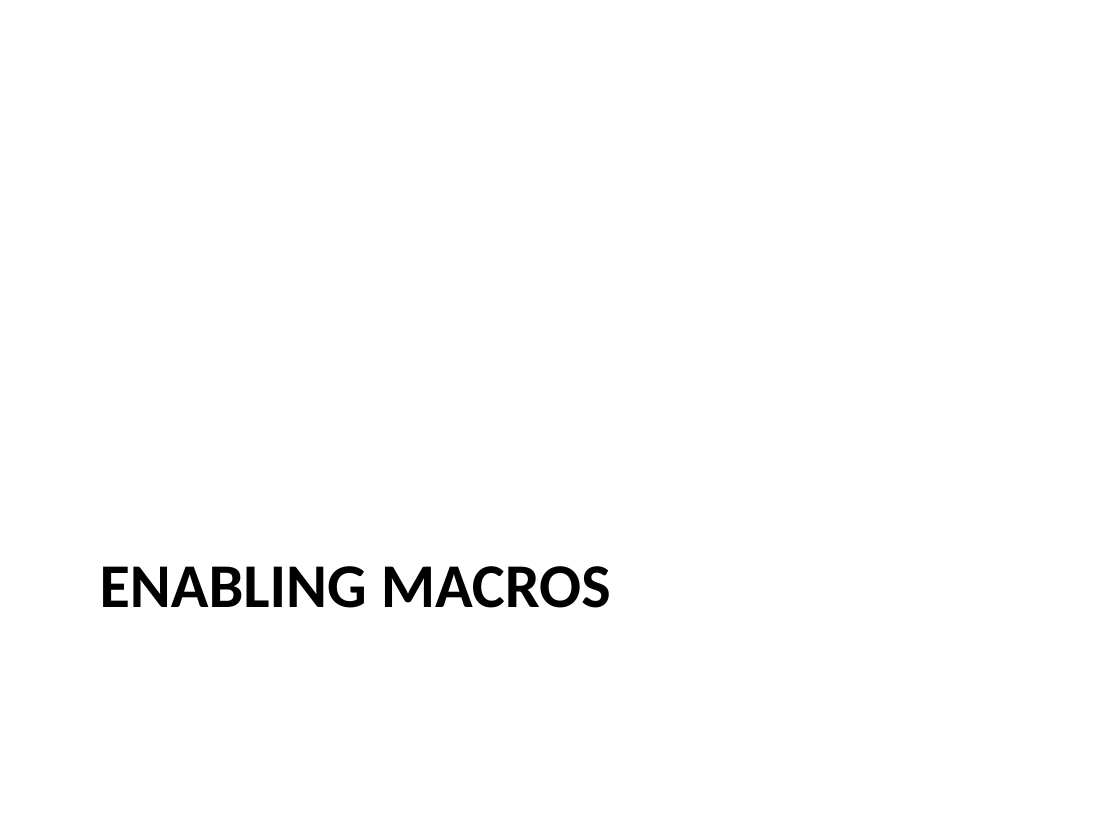
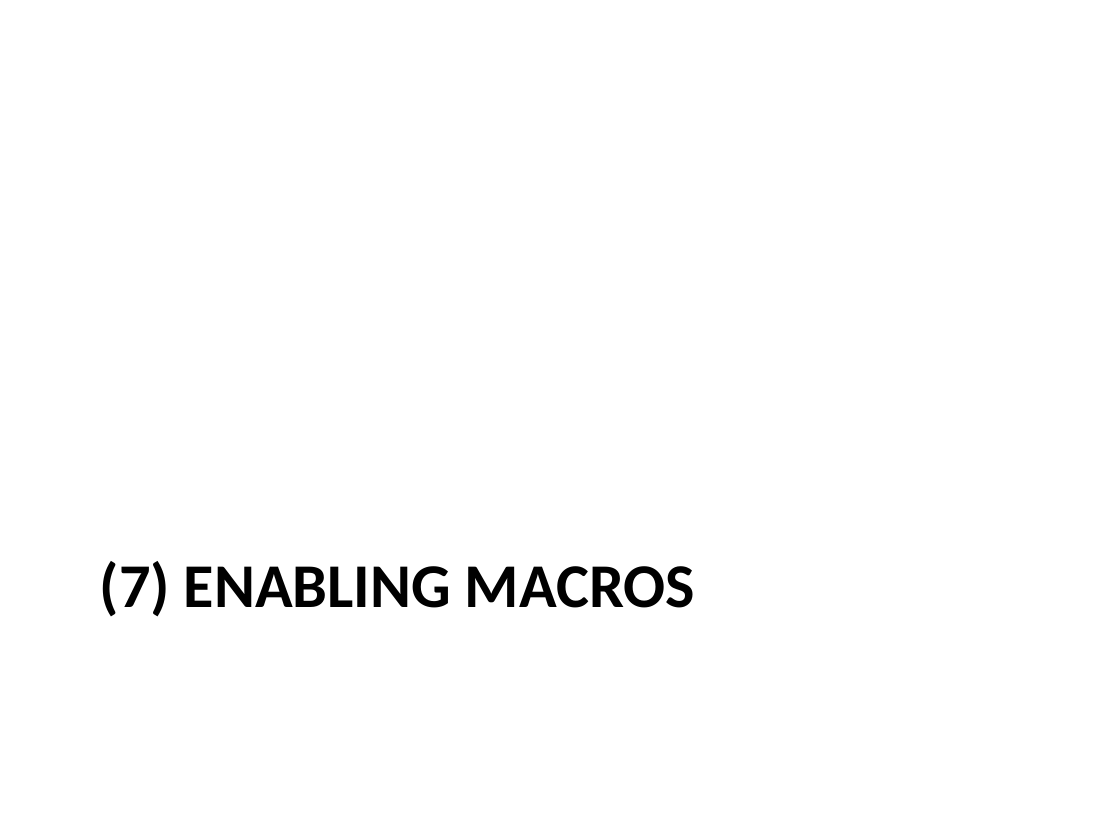
Before and after one commit to asfcarter/dinner_choices, a slide deck: slide 29 of Admin/User guides/Admin_info.pptx (slide 9 before the commit). Drawn at 1120x840 pixels with LibreOffice and Linux fonts; fonts in the diff are those of the drawing. Boxes give left, top, right and bottom in pixels: in the first picture for what was removed or moved away, otherwise in the second. Text is boxed around its words. In the diff, an @@ line names an element or a change of style, - is before the commit and + after.

```diff
--- a/Admin/User guides/Admin_info.pptx
+++ b/Admin/User guides/Admin_info.pptx
@@ title at bbox=[100, 561, 695, 617]: text changed @@
-ENABLING MACROS
+(7) ENABLING MACROS
```
Also in this commit, not shown: 7 other slides changed, 21 slides added, 1 slide removed, 19 other files.
